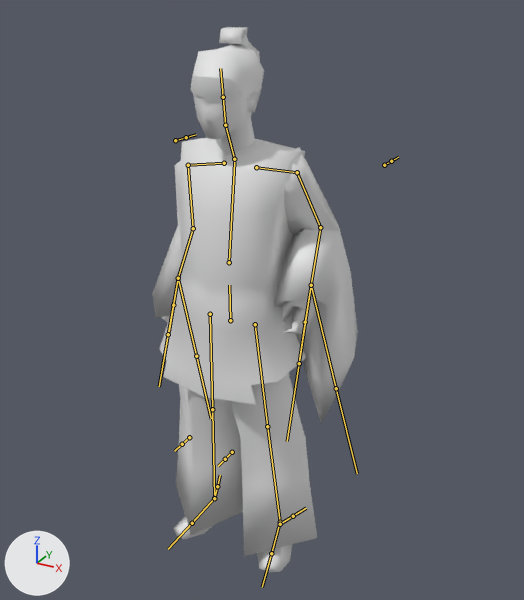
The FBX model Assets/Game/Art/Models/Characters/Party/Bushi/bushi_2.fbx, before and after one commit.
Camera for both pictures: a 50 mm lens placed at (1.206, -2.014, 2.049), pointed at (0.008, 0.164, 0.96). The axes (+X, +Y, +Z) are drawn at lower left. The lights are the same throughout. Both versions are drawn at the pose saved in each file; the numbers are the values there. The bones that bend it are drawn over the model as lines.

In view in the first picture: 'Arms', 'Hair', 'Hands', 'Head', 'Legs', 'Torso'.
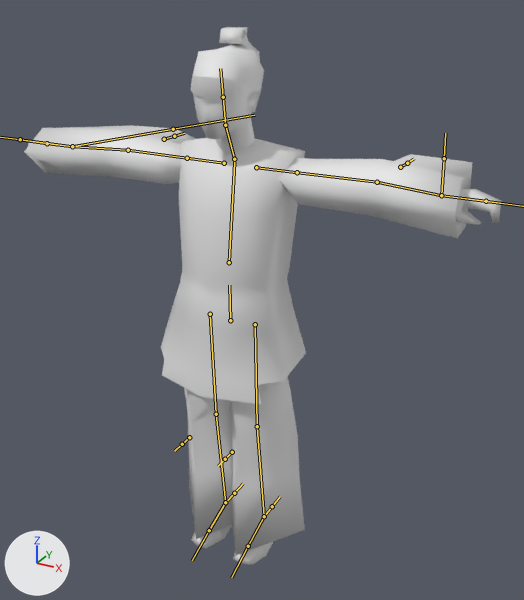
What differs and where, as boxes [x1, y1, x2, y2] in the pictures (524 x 600 px):
'Arms', posed (117% wider, 59% shorter): before [152, 147, 358, 423]; after [24, 125, 473, 238]
'Torso', posed: before [159, 138, 306, 405]; after [161, 138, 306, 404]
'Legs', posed (15% narrower): before [174, 373, 317, 572]; after [184, 376, 305, 565]
'Hands', posed: before [161, 300, 318, 334]; after [28, 142, 501, 225]
bone 'UpperArm.l', root to tip: before (297, 172) to (320, 227); after (297, 172) to (377, 182)
bone 'ForeArm.l', root to tip: before (320, 227) to (311, 285); after (377, 182) to (441, 195)
bone 'Hand.l', root to tip: before (311, 285) to (305, 322); after (441, 195) to (486, 201)
bone 'Sleeve.l', root to tip: before (311, 285) to (336, 388); after (441, 195) to (444, 158)
bone 'Clavicle.r', root to tip: before (224, 163) to (188, 165); after (224, 163) to (187, 158)
bone 'UpperArm.r', root to tip: before (188, 165) to (193, 228); after (187, 158) to (128, 150)
bone 'ForeArm.r', root to tip: before (193, 228) to (178, 278); after (128, 150) to (72, 146)
bone 'Hand.r', root to tip: before (178, 278) to (173, 305); after (72, 146) to (47, 143)
bone 'Sleeve.r', root to tip: before (178, 278) to (196, 356); after (72, 146) to (173, 129)
bone 'Thigh.l', root to tip: before (255, 324) to (267, 426); after (255, 324) to (257, 426)
bone 'Calf.l', root to tip: before (267, 426) to (280, 522); after (257, 426) to (264, 516)
bone 'Foot.l', root to tip: before (280, 522) to (271, 553); after (264, 516) to (248, 546)
bone 'Thigh.r', root to tip: before (210, 314) to (212, 409); after (210, 314) to (216, 414)
bone 'Calf.r', root to tip: before (212, 409) to (214, 498); after (216, 414) to (225, 502)
bone 'Foot.r', root to tip: before (214, 498) to (192, 523); after (225, 502) to (209, 530)

The change, as a list of edits to the scene's bpy script:
```text
Change bone_upperarm_l:
    where bone_upperarm_l = bpy.data.objects['Base Male Armature'].pose.bones['UpperArm.l']  # child of 'Clavicle.l'
    bone_upperarm_l.rotation_quaternion: (0.605, -0.662, 0.441, -0.037) -> (1.0, 0.0, 0.0, 0.0)  # degrees (-108, 29, -46) -> degrees (0, 0, 0)
Change bone_forearm_l:
    where bone_forearm_l = bpy.data.objects['Base Male Armature'].pose.bones['ForeArm.l']  # child of 'UpperArm.l'
    bone_forearm_l.rotation_quaternion: (0.812, 0.455, -0.178, 0.318) -> (1.0, 0.0, 0.0, 0.0)  # degrees (50, -35, 26) -> degrees (0, 0, 0)
Change bone_hand_l:
    where bone_hand_l = bpy.data.objects['Base Male Armature'].pose.bones['Hand.l']  # child of 'ForeArm.l'
    bone_hand_l.rotation_quaternion: (0.991, -0.121, -0.008, 0.061) -> (1.0, 0.0, 0.0, 0.0)  # degrees (-14, 0, 7) -> degrees (0, 0, 0)
Change bone_sleeve_l:
    where bone_sleeve_l = bpy.data.objects['Base Male Armature'].pose.bones['Sleeve.l']  # child of 'ForeArm.l'
    bone_sleeve_l.rotation_quaternion: (0.864, -0.058, 0.129, -0.484) -> (1.0, 0.0, 0.0, 0.0)  # degrees (-13, 10, -60) -> degrees (0, 0, 0)
Change bone_clavicle_r:
    where bone_clavicle_r = bpy.data.objects['Base Male Armature'].pose.bones['Clavicle.r']  # child of 'Chest'
    bone_clavicle_r.rotation_quaternion: (0.997, 0.0, 0.0, 0.083) -> (1.0, 0.0, 0.0, 0.0)  # degrees (0, 0, 10) -> degrees (0, 0, 0)
Change bone_upperarm_r:
    where bone_upperarm_r = bpy.data.objects['Base Male Armature'].pose.bones['UpperArm.r']  # child of 'Clavicle.r'
    bone_upperarm_r.rotation_quaternion: (0.717, -0.574, -0.375, 0.126) -> (1.0, 0.0, 0.0, 0.0)  # degrees (-86, -23, 42) -> degrees (0, 0, 0)
Change bone_forearm_r:
    where bone_forearm_r = bpy.data.objects['Base Male Armature'].pose.bones['ForeArm.r']  # child of 'UpperArm.r'
    bone_forearm_r.rotation_quaternion: (0.945, -0.039, 0.26, -0.196) -> (1.0, 0.0, 0.0, 0.0)  # degrees (-12, 28, -26) -> degrees (0, 0, 0)
Change bone_hand_r:
    where bone_hand_r = bpy.data.objects['Base Male Armature'].pose.bones['Hand.r']  # child of 'ForeArm.r'
    bone_hand_r.rotation_quaternion: (0.989, -0.061, 0.076, 0.114) -> (1.0, 0.0, 0.0, 0.0)  # degrees (-6, 9, 13) -> degrees (0, 0, 0)
Change bone_sleeve_r:
    where bone_sleeve_r = bpy.data.objects['Base Male Armature'].pose.bones['Sleeve.r']  # child of 'ForeArm.r'
    bone_sleeve_r.rotation_quaternion: (0.648, -0.028, -0.149, 0.746) -> (1.0, 0.0, 0.0, 0.0)  # degrees (-15, -9, 99) -> degrees (0, 0, 0)
Change bone_thigh_l:
    where bone_thigh_l = bpy.data.objects['Base Male Armature'].pose.bones['Thigh.l']  # child of 'Hip'
    bone_thigh_l.rotation_quaternion: (0.995, -0.021, 0.086, 0.039) -> (1.0, 0.0, 0.0, 0.0)  # degrees (-2, 10, 4) -> degrees (0, 0, 0)
Change bone_calf_l:
    where bone_calf_l = bpy.data.objects['Base Male Armature'].pose.bones['Calf.l']  # child of 'Thigh.l'
    bone_calf_l.rotation_quaternion: (0.999, -0.035, 0.0, 0.001) -> (1.0, 0.0, 0.0, 0.0)  # degrees (-4, 0, 0) -> degrees (0, 0, 0)
Change bone_foot_l:
    where bone_foot_l = bpy.data.objects['Base Male Armature'].pose.bones['Foot.l']  # child of 'Calf.l'
    bone_foot_l.rotation_quaternion: (0.975, 0.008, -0.126, 0.18) -> (1.0, 0.0, 0.0, 0.0)  # degrees (-2, -14, 21) -> degrees (0, 0, 0)
Change bone_thigh_r:
    where bone_thigh_r = bpy.data.objects['Base Male Armature'].pose.bones['Thigh.r']  # child of 'Hip'
    bone_thigh_r.rotation_quaternion: (0.997, -0.02, -0.064, -0.029) -> (1.0, 0.0, 0.0, 0.0)  # degrees (-2, -7, -3) -> degrees (0, 0, 0)
Change bone_calf_r:
    where bone_calf_r = bpy.data.objects['Base Male Armature'].pose.bones['Calf.r']  # child of 'Thigh.r'
    bone_calf_r.rotation_quaternion: (0.999, -0.035, 0.0, -0.001) -> (1.0, 0.0, 0.0, 0.0)  # degrees (-4, 0, 0) -> degrees (0, 0, 0)
Change bone_foot_r:
    where bone_foot_r = bpy.data.objects['Base Male Armature'].pose.bones['Foot.r']  # child of 'Calf.r'
    bone_foot_r.rotation_quaternion: (0.979, -0.032, 0.084, -0.183) -> (1.0, 0.0, 0.0, 0.0)  # degrees (-5, 9, -22) -> degrees (0, 0, 0)
```
